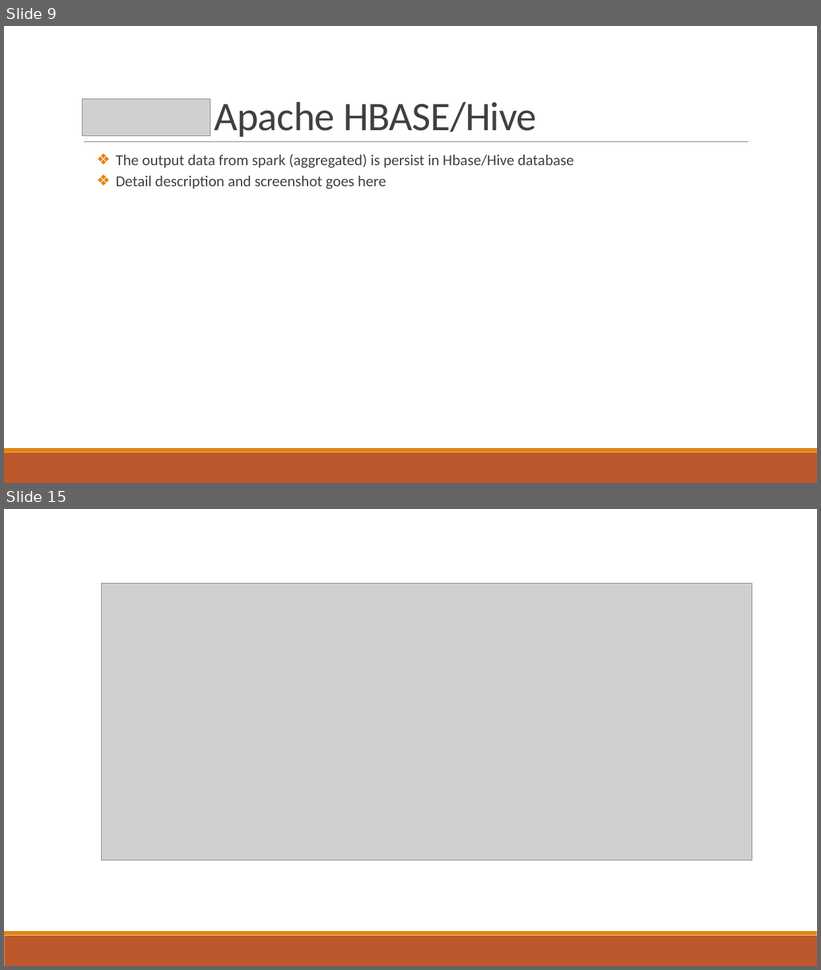
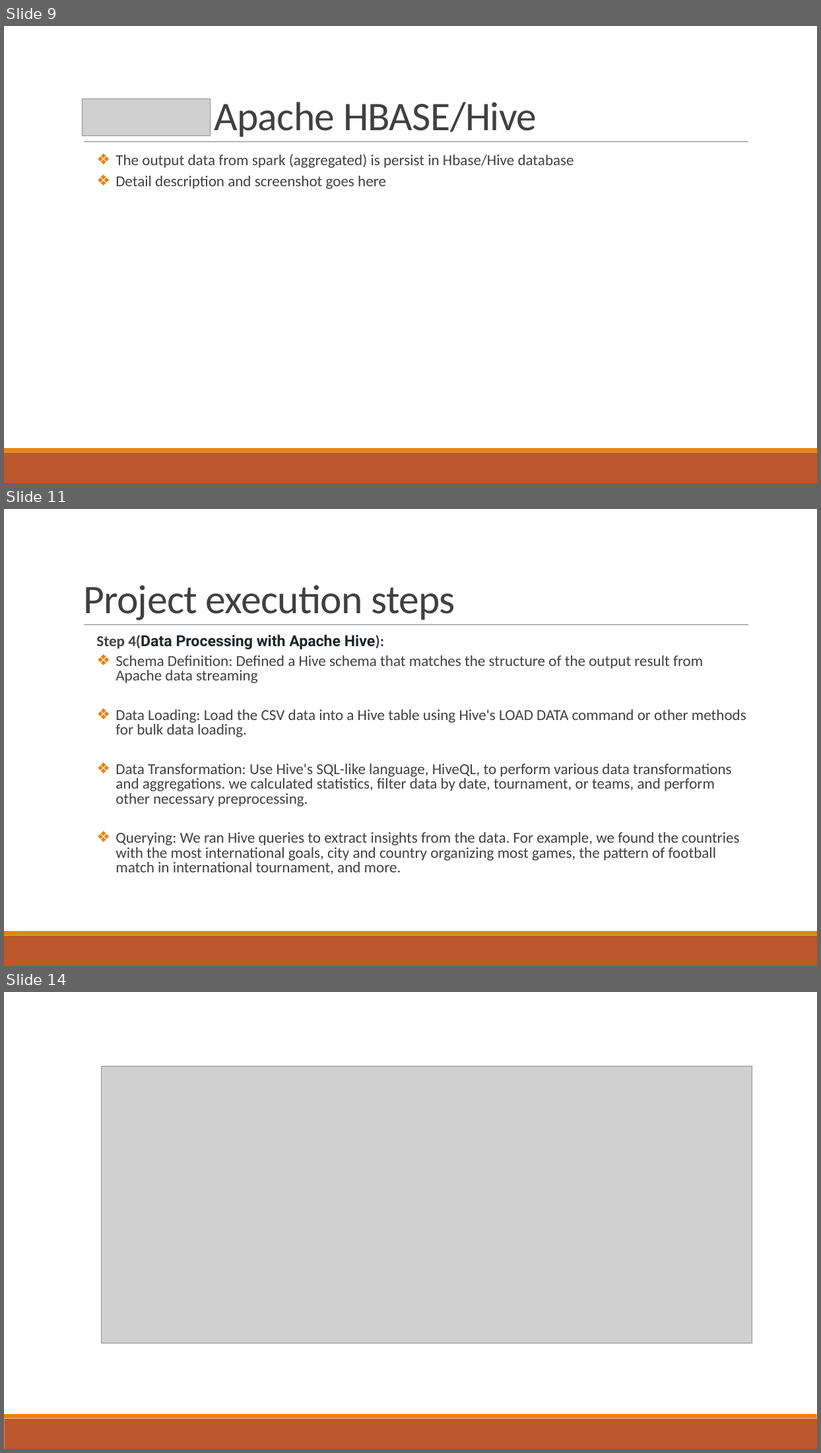
Before and after one commit to pbudhathoki/CS523-BDT-SoccorAnalyser, a slide deck: Final Project-SoccorAnalyser-Group4.pptx. Shown one above the other, each under a label of ours: slides 9 and 15 before the commit, slides 9, 11 and 14 after it; the slides between them are not shown. The pictures are 821x970 and 821x1453 pixels, drawn with LibreOffice and Linux fonts; fonts in the diff are those of the drawing; grey boxes stand for pictures. Boxes give left, top, right and bottom in pixels: in the first picture for what was removed or moved away, otherwise in the second. Text is boxed around its words. In the diff, an @@ line names an element or a change of style, - is before the commit and + after.

Commit message:
Project presentation file modification

```diff
--- a/Final Project-SoccorAnalyser-Group4.pptx
+++ b/Final Project-SoccorAnalyser-Group4.pptx
@@ slide 11 added at (x1=4, y1=509, x2=817, y2=966), background #FFFFFF; not listed: 3 template elements that a slide beside it also shows @@
@@ title added at (x1=83, y1=585, x2=455, y2=621), 48 pt, text #404040 @@
+Project execution steps
@@ text added at (x1=96, y1=634, x2=746, y2=875), 18 pt, text #404040 @@
+  Step 4(Data Processing with Apache Hive):
+  ❖ Schema Definition: Defined a Hive schema that matches the structure of the output result from Apache data streaming
+  ❖ Data Loading: Load the CSV data into a Hive table using Hive's LOAD DATA command or other methods for bulk data loading.
+  ❖ Data Transformation: Use Hive's SQL-like language, HiveQL, to perform various data transformations and aggregations. we calculated statistics, filter data by date, tournament, or teams, and perform other necessary preprocessing.
+  ❖ Querying: We ran Hive queries to extract insights from the data. For example, we found the countries with the most international goals, city and country organizing most games, the pattern of football match in international tournament, and more.
@@ what was slide 15 is now slide 14 @@
```
Also in this commit, not shown: 4 slides changed, 1 other slide added, 3 slides removed.
